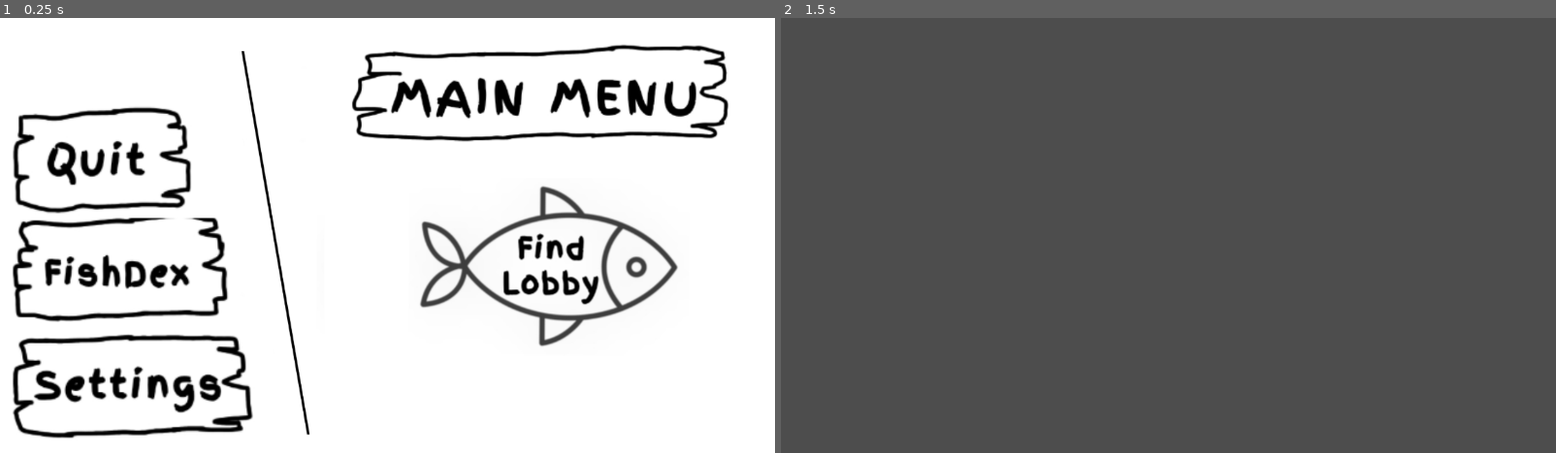
Above: before the commit, frames 1-2 (left to right).
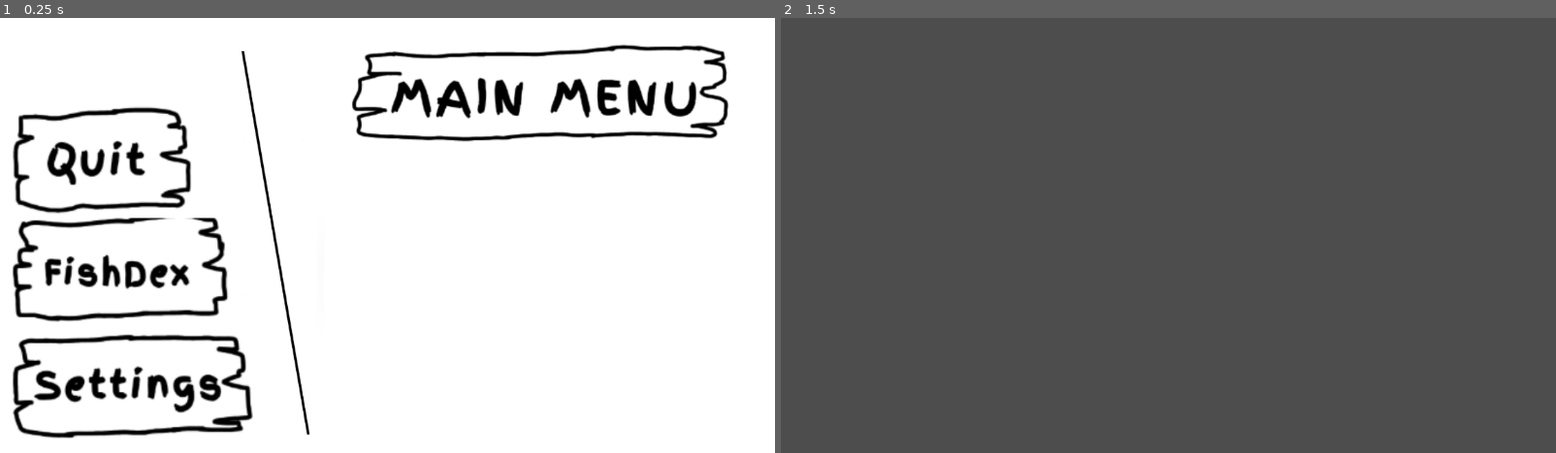
Above: after the commit, the same moments.

Repository: gmuGADIG/King-Fisher
Game: Godot game, scene res://ui/main_menu/main_menu.tscn
The game is run twice, just before and just after one commit, with the same random seed, the same clock (stepped at 60 frames per second) and the same inputs. The engine's default icon, where the game draws it, is replaced by a stand-in: a white triangle on a blue panel in a dark square.
Inputs (mouse positions are in pixels of both pictures, inside the frame that each line leads up to):
- Up to frame 1 (0.25 s): no input
- Up to frame 2 (1.5 s): click (920, 274) at 0.5 s; tap Enter (test1) at 1.25 s; move the mouse to (1339, 213) at 1.27 s; hold D (move_right) from 1.28 s (still down); click (1339, 213) at 1.35 s

The runs differ from the first frame. In frame 1, 2.8% of the frame differs, in the area x 54-88%, y 38-76%; in frame 2, nothing differs.

Commit message:
Load keybinds when opening main menu

Diff:
--- a/ui/keybinds/keybind.gd
+++ b/ui/keybinds/keybind.gd
@@ -1,3 +1,4 @@
+class_name Keybinds
 extends Control
 
 @export var binding_prototype: HBoxContainer
@@ -50,6 +51,7 @@
 
 ## Saves the currently configured keybinds to the user's local data directory.
 func save_keybinds() -> void:
+	print("saving")
 	var keybind_dict: Dictionary[StringName, InputEvent]
 	for action in keybind_buttons.keys():
 		keybind_dict[action] = InputMap.action_get_events(action)[0]
@@ -59,7 +61,7 @@
 ## Loads the previously saved keybinds.
 ## If a saved file exists and the keybinds are loaded successfully, returns true.
 ## Otherwise, returns false.
-func load_keybinds() -> void:
+static func load_keybinds() -> void:
 	var save_file = FileAccess.open("user://keybinds.cfg", FileAccess.READ)
 	if save_file:
 		var keybind_dict: Dictionary[StringName, InputEvent] = save_file.get_var(true)
--- a/ui/main_menu/main_menu.gd
+++ b/ui/main_menu/main_menu.gd
@@ -2,6 +2,7 @@
 
 # Hide Everything that isn't the Main Menu
 func _ready() -> void:
+	Keybinds.load_keybinds()
 	$LobbyBrowser.hide()
 	$Fishdex.hide()
 	$OptionsMenu.hide()
--- a/ui/main_menu/main_menu.tscn
+++ b/ui/main_menu/main_menu.tscn
@@ -107,6 +107,7 @@
 expand_mode = 5
 
 [node name="FindLobbyBtn" type="TextureButton" parent="MainMenuContainer/RightSide" unique_id=1689423804]
+visible = false
 custom_minimum_size = Vector2(500, 300)
 layout_mode = 2
 size_flags_horizontal = 4
